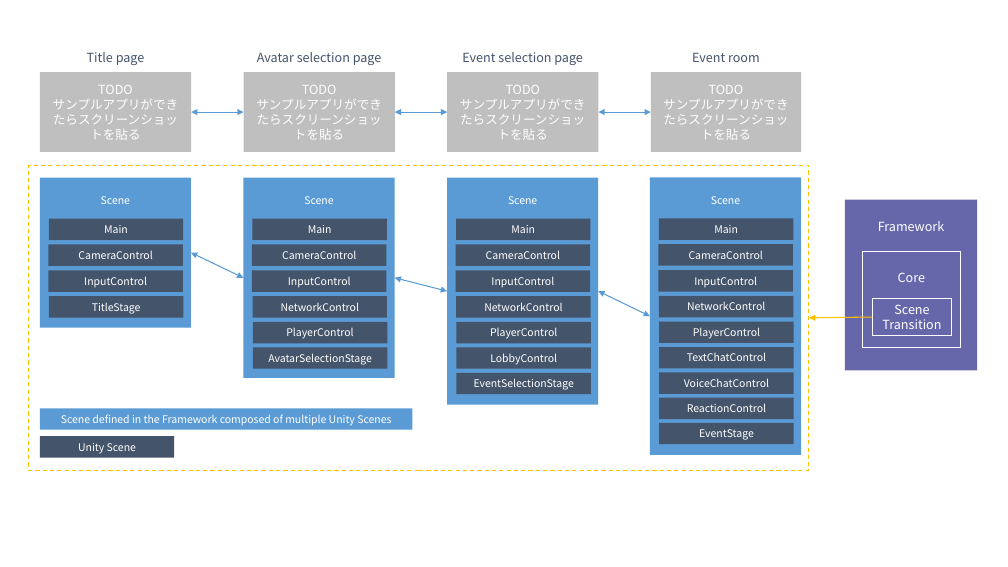
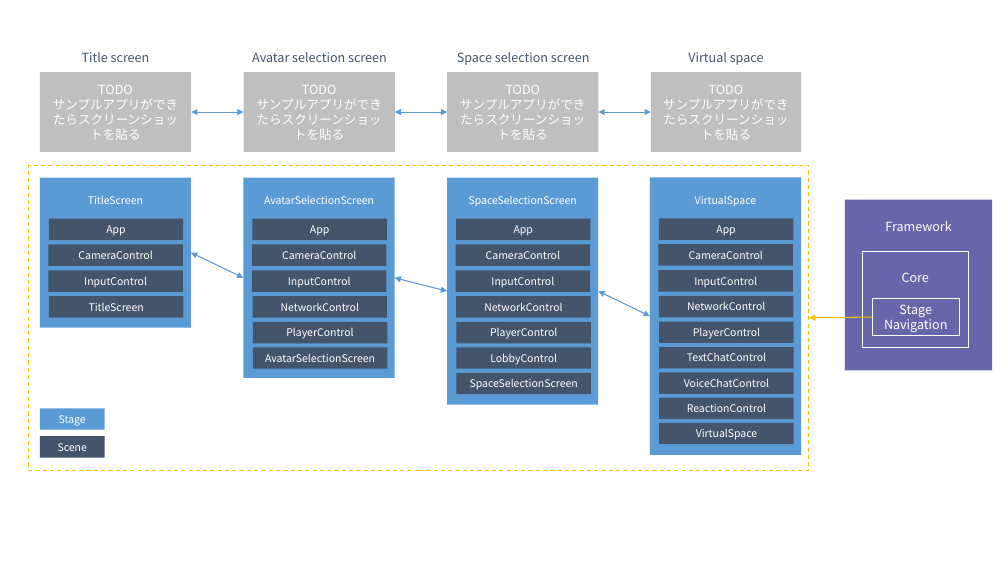
Before and after one commit to extreal-dev/Extreal.Guide, a slide deck: slide 2 of work/work.pptx. Drawn at 1008x567 pixels with LibreOffice and Linux fonts; fonts in the diff are those of the drawing. Boxes give left, top, right and bottom in pixels: in the first picture for what was removed or moved away, otherwise in the second. Text is boxed around its words. In the diff, an @@ line names an element or a change of style, - is before the commit and + after.

```diff
--- a/work/work.pptx
+++ b/work/work.pptx
@@ text at [82,52,150,62]: text changed @@
-Title page
+Title screen
@@ text at [252,52,387,62]: text changed @@
-Avatar selection page
+Avatar selection screen
@@ text at [457,52,590,65]: text changed @@
-Event selection page
+Space selection screen
@@ text at [688,52,764,65]: text changed @@
-Event room
+Virtual space
@@ text in rectangle at [88,196,143,204]: text changed @@
-Scene
+TitleScreen
@@ text in rectangle at [264,196,374,204]: text changed @@
-Scene
+AvatarSelectionScreen
@@ text in rectangle at [469,196,577,207]: text changed @@
-Scene
+SpaceSelectionScreen
@@ text in rectangle at [695,196,756,207]: text changed @@
-Scene
+VirtualSpace
@@ rectangle "Framework": place and size @@
-rectangle "Framework" at [845,200,978,371]
+rectangle "Framework" at [845,200,993,371]
@@ text in rectangle at [106,225,125,236]: text changed @@
-Main
+App
@@ text in rectangle at [310,225,329,236]: text changed @@
-Main
+App
@@ text in rectangle at [514,225,533,236]: text changed @@
-Main
+App
@@ text in rectangle at [716,225,735,236]: text changed @@
-Main
+App
@@ rectangle "Core": place and size @@
-rectangle "Core" at [863,252,961,348]
+rectangle "Core" at [863,252,969,348]
@@ rectangle "Stage": place and size @@
-rectangle "Stage" at [873,299,952,336]
+rectangle "Stage" at [873,299,960,336]
@@ text in rectangle at [89,303,144,311]: text changed @@
-TitleStage
+TitleScreen
@@ text in rectangle at [884,304,947,332]: text changed @@
-Scene
-Transition
+Stage
+Navigation
@@ text in rectangle at [265,353,375,362]: text changed @@
-AvatarSelectionStage
+AvatarSelectionScreen
@@ text in rectangle at [470,378,578,390]: text changed @@
-EventSelectionStage
+SpaceSelectionScreen
@@ rectangle removed at [40,408,413,430] @@
-Scene defined in the Framework composed of multiple Unity Scenes
@@ rectangle added at [40,408,105,430], fill #5B9BD5, 10 pt, text #FFFFFF @@
+Stage
@@ rectangle "Scene": place and size @@
-rectangle "Scene" at [40,436,175,457]
+rectangle "Scene" at [40,436,105,457]
@@ text in rectangle at [58,443,87,451]: text changed @@
-Unity Scene
+Scene
@@ text in rectangle at [696,428,757,440]: text changed @@
-EventStage
+VirtualSpace
```
Also in this commit, not shown: 1 other slide changed, 15 other files.
